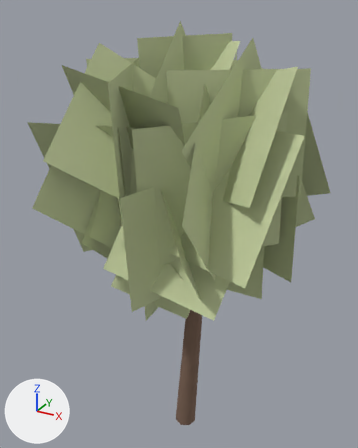
The glTF model public/models/rowan.glb: old version first, new version second.
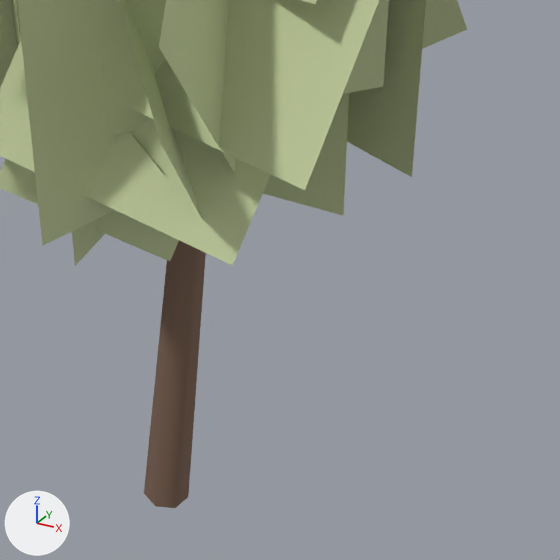
Each version appears first whole from a camera (50 mm lens) standing at (3.59, -6.78, 7.66) and looking at (-0.2, 0.1, 4.22), and next in a close-up on the part from 32% to 99% of the width and 46% to 100% of the height. Arrows for +X, +Y and +Z are at lower left; the lights stay in place. The older version's two pictures come first. Where no turn or scale is listed for an object, it has been applied to the vertices. Vertices at exactly the same position are counted once.
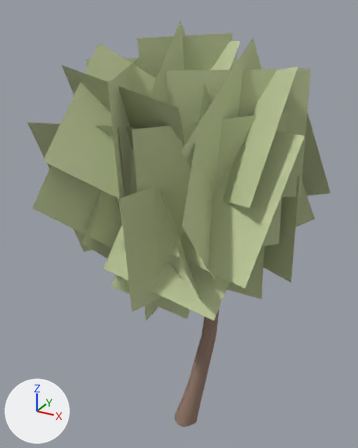
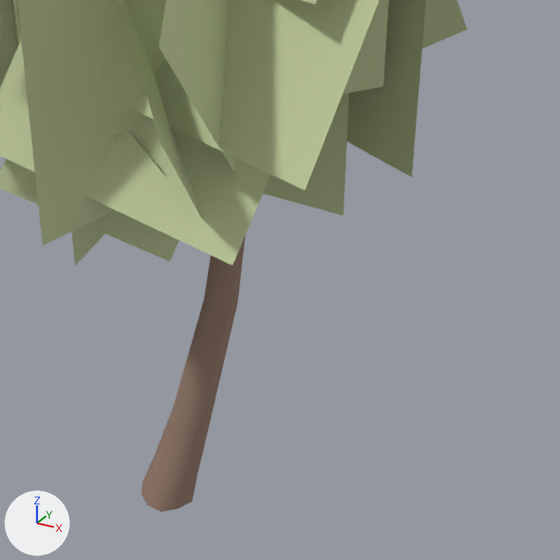
Boxes [x1, y1, x2, y2] around the edits, measured in the close-ups (560 x 560 px):
```json
{"object": "Mesh_1", "change": "reshaped", "before": [144, 240, 206, 508], "after": [141, 237, 245, 512]}
```

The change, as JSON lines over the scene's bpy script:
```json
{"op": "add", "block": "mat_bark_rowan_texture", "code": ["mat_bark_rowan_texture = principled_material('bark_rowan_texture')", "mat_bark_rowan_texture.base_color = (0.301, 0.198, 0.15)  # brown #957b6c", "mat_bark_rowan_texture.roughness = 1.0"]}
{"block": "me_mesh_1", "where": "# used by ob_mesh_1; location = (0.0, 0.0, 0.0)"}
{"op": "remove", "block": "me_mesh_1", "code": "me_mesh_1.from_pydata(...)  # 288 vertices, 504 faces; spans x -0.98..0.99, y -0.98..0.98, z -0.01..6.46"}
{"op": "remove", "block": "me_mesh_1", "code": "me_mesh_1.materials.append(mat_bark)  # brown #7b6252"}
{"op": "add", "block": "me_mesh_1", "code": "me_mesh_1.from_pydata(...)  # 333 vertices, 598 faces; spans x -0.98..0.99, y -0.98..0.98, z 0.0..6.46"}
{"block": "me_mesh_1", "change": "me_mesh_1 part 1: the loose piece of 16 vertices spanning x -0.19..0.37, y -0.2..0.18, z -0.01..3.68 is rebuilt with 81 vertices and now spans x -0.24..0.58, y -0.23..0.41, z 0.0..6.46, in mat_bark_rowan_texture (brown #957b6c)"}
{"block": "me_mesh_1", "change": "other edits to the shape of me_mesh_1 do not show in these pictures"}
{"op": "add", "block": "me_mesh_1", "code": "me_mesh_1.materials.append(mat_bark_rowan_texture)  # brown #957b6c"}
```
